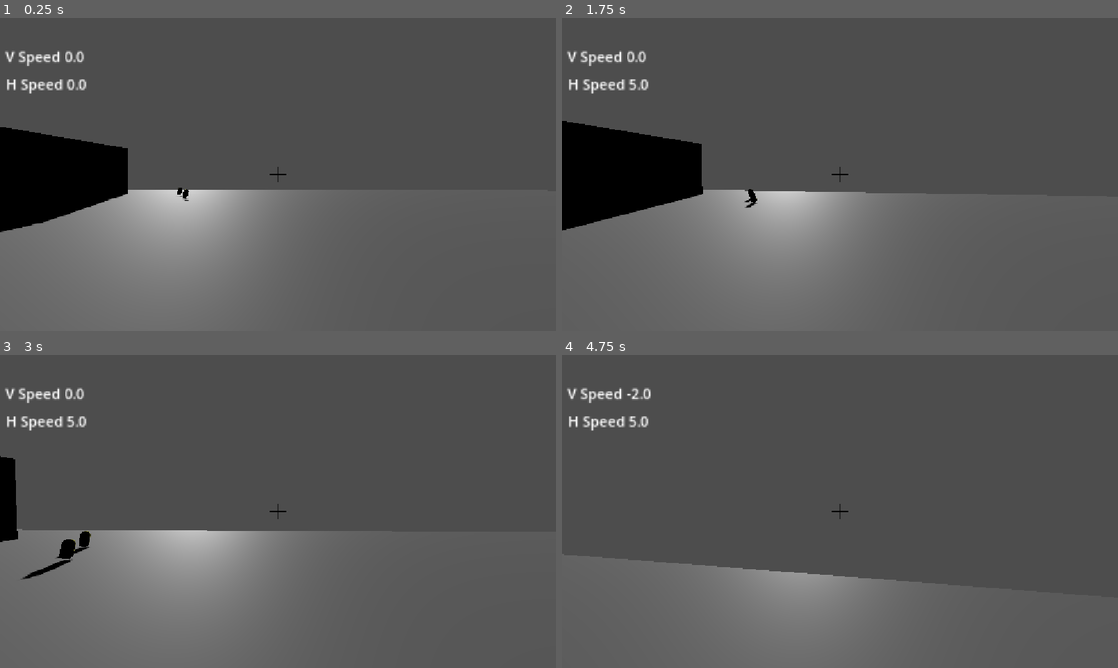
Above: before the commit, frames 1-4 (two rows, left to right).
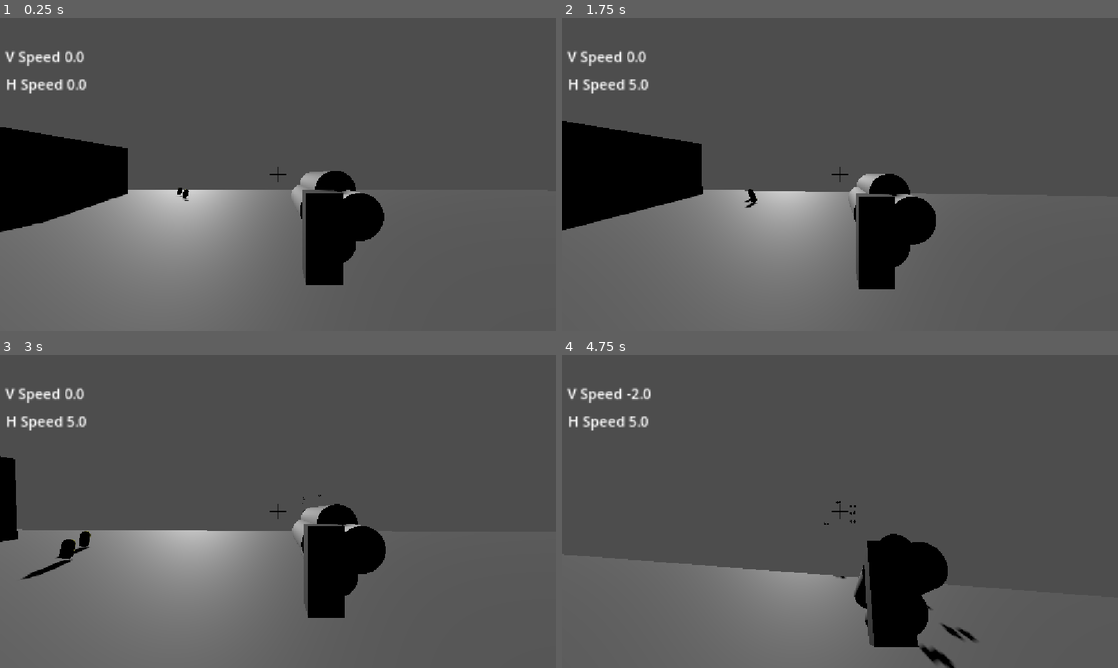
Above: after the commit, the same moments.

Repository: zenix2201-hash/Grapple-Man
Game: Godot game, scene res://Scenes/Corridor.tscn
The game is run twice, just before and just after one commit, with the same random seed, the same clock (stepped at 60 frames per second) and the same inputs.
Inputs (mouse positions are in pixels of both pictures, inside the frame that each line leads up to):
- Up to frame 1 (0.25 s): no input
- Up to frame 2 (1.75 s): tap Enter at 0.5 s; move the mouse to (867, 174) at 0.52 s; press the mouse at (867, 174) at 0.53 s; hold W (move_up) from 0.53 s (still down); tap Space (jump) at 0.77, 1.07, 1.52, 1.55 s; tap Q (grapple) at 0.8, 1.35 s; move the mouse to (812, 174) at 1.27 s; release the mouse at (812, 174) at 1.28 s
- Up to frame 3 (3 s): keep holding W (move_up); tap Space (jump) at 1.82, 2.1 s; move the mouse to (289, 505) at 2.02 s; press the mouse at (289, 505) at 2.03 s; move the mouse to (272, 517) at 2.77 s; release the mouse at (272, 517) at 2.78 s; tap Shift (Sprint) at 2.85 s
- Up to frame 4 (4.75 s): keep holding W (move_up); tap Space (jump) at 3.02, 3.32, 3.77, 3.8, 4.07, 4.52 s; tap Q (grapple) at 3.05 s; move the mouse to (878, 514) at 3.52 s; hold Ctrl (crouch) 3.53-4.28 s; move the mouse to (795, 508) at 4.27 s; click (795, 508) at 4.35 s

The runs differ from the first frame. In frame 1, 3.8% of the frame differs, in the area x 52-70%, y 48-86%; in frame 2, 3.9%; in frame 3, 3.9%; in frame 4, 4.6%, in the area x 47-75%, y 46-100%.

Commit message:
SHOTGUN FIXED
FIXED SHOTGUN

Diff:
--- a/Player/3Dplayer.tscn
+++ b/Player/3Dplayer.tscn
@@ -2,6 +2,8 @@
 
 [ext_resource type="Script" uid="uid://crqpmvjlbjpl6" path="res://Player/player.gd" id="1_wac6g"]
 [ext_resource type="Texture2D" uid="uid://c2d07jnupoimo" path="res://assets/crosshair.png" id="2_0eqm3"]
+[ext_resource type="Script" uid="uid://bcsyurjbmpybq" path="res://Weapon Systems/WeaponManager.gd" id="2_nu38m"]
+[ext_resource type="PackedScene" uid="uid://dh301jdhke2xt" path="res://Weapon Systems/Shotgun/shotgun2.tscn" id="3_jgyil"]
 
 [sub_resource type="CapsuleShape3D" id="CapsuleShape3D_60xd1"]
 
@@ -23,6 +25,7 @@
 
 [node name="head" type="Node3D" parent="CollisionShape3D" unique_id=162779501]
 transform = Transform3D(1, 0, 0, 0, 1, 0, 0, 0, 1, 0, 1.5, 0)
+script = ExtResource("2_nu38m")
 
 [node name="Camera3D" type="Camera3D" parent="CollisionShape3D/head" unique_id=685629977]
 
@@ -31,6 +34,9 @@
 
 [node name="Grapple_Line" type="MeshInstance3D" parent="CollisionShape3D/head/Camera3D" unique_id=794467500]
 mesh = SubResource("CylinderMesh_fpyuh")
+
+[node name="Shotgun" parent="CollisionShape3D/head" unique_id=267345373 instance=ExtResource("3_jgyil")]
+transform = Transform3D(0.3, 0, 0, 0, 0.3, 0, 0, 0, 0.3, 0.30923456, -0.26516318, -1.1499362)
 
 [node name="MeshInstance3D" type="MeshInstance3D" parent="." unique_id=2133795594]
 mesh = SubResource("CapsuleMesh_fpyuh")
--- /dev/null
+++ b/Weapon Systems/Shotgun/ShotgunScript.gd
@@ -0,0 +1,35 @@
+extends Weapon
+
+@export var shrapnel: PackedScene
+@export var shrapnel_count = 5
+@export var shrapnel_spread = 5.0
+
+@onready var reload = $Reloading
+@onready var muzzle = $Muzzle
+
+# Called when the node enters the scene tree for the first time.
+func _ready() -> void:
+	pass # Replace with function body.
+
+# Called every frame. 'delta' is the elapsed time since the previous frame.
+func _process(delta: float) -> void:
+	pass
+
+func attack() -> void:
+	for i in shrapnel_count:
+		var shot = shrapnel.instantiate()
+		get_tree().current_scene.add_child(shot)
+
+		shot.global_position = muzzle.global_position
+
+		var direction = -muzzle.global_transform.basis.z
+
+		var spread_x = randf_range(-shrapnel_spread, shrapnel_spread)
+		var spread_y = randf_range(-shrapnel_spread, shrapnel_spread)
+
+		direction += muzzle.global_transform.basis.x * tan(deg_to_rad(spread_x))
+		direction += muzzle.global_transform.basis.y * tan(deg_to_rad(spread_y))
+
+		shot.launch(direction.normalized())
+
+	reload.play("reload")
--- /dev/null
+++ b/Weapon Systems/Shotgun/shotgun2.tscn
@@ -0,0 +1,125 @@
+[gd_scene format=3 uid="uid://dh301jdhke2xt"]
+
+[ext_resource type="Script" uid="uid://c8d12mypax86" path="res://Weapon Systems/Shotgun/ShotgunScript.gd" id="1_d47vd"]
+[ext_resource type="PackedScene" uid="uid://jfm7fsx7i0v6" path="res://Weapon Systems/Shotgun/shotgun_shrapnel.tscn" id="2_j7tcf"]
+
+[sub_resource type="StandardMaterial3D" id="StandardMaterial3D_otf1h"]
+
+[sub_resource type="CylinderMesh" id="CylinderMesh_tj7m6"]
+material = SubResource("StandardMaterial3D_otf1h")
+height = 4.1679688
+
+[sub_resource type="StandardMaterial3D" id="StandardMaterial3D_dhhnc"]
+albedo_color = Color(0.32915837, 0.3291584, 0.3291584, 1)
+
+[sub_resource type="BoxMesh" id="BoxMesh_tj7m6"]
+material = SubResource("StandardMaterial3D_dhhnc")
+size = Vector3(0.7508545, 1.9053955, 0.76446533)
+
+[sub_resource type="PrismMesh" id="PrismMesh_ttofa"]
+
+[sub_resource type="CylinderMesh" id="CylinderMesh_jrd7o"]
+height = 3.2851563
+
+[sub_resource type="CylinderMesh" id="CylinderMesh_ttofa"]
+height = 3.4550781
+
+[sub_resource type="Animation" id="Animation_d47vd"]
+length = 0.001
+tracks/0/type = "value"
+tracks/0/imported = false
+tracks/0/enabled = false
+tracks/0/path = NodePath(".:position")
+tracks/0/interp = 1
+tracks/0/loop_wrap = true
+tracks/0/keys = {
+"times": PackedFloat32Array(0),
+"transitions": PackedFloat32Array(1),
+"update": 0,
+"values": [Vector3(0, 0, 0)]
+}
+tracks/1/type = "value"
+tracks/1/imported = false
+tracks/1/enabled = true
+tracks/1/path = NodePath(".:rotation")
+tracks/1/interp = 1
+tracks/1/loop_wrap = true
+tracks/1/keys = {
+"times": PackedFloat32Array(0),
+"transitions": PackedFloat32Array(1),
+"update": 0,
+"values": [Vector3(0, 0, 0)]
+}
+
+[sub_resource type="Animation" id="Animation_j7tcf"]
+resource_name = "reload"
+length = 0.4
+tracks/0/type = "value"
+tracks/0/imported = false
+tracks/0/enabled = false
+tracks/0/path = NodePath(".:position")
+tracks/0/interp = 1
+tracks/0/loop_wrap = true
+tracks/0/keys = {
+"times": PackedFloat32Array(0, 0.100000024, 0.2, 0.4),
+"transitions": PackedFloat32Array(1, 1, 1, 1),
+"update": 0,
+"values": [Vector3(0, 0, 0), Vector3(0, -0.5332518, -0.550416), Vector3(0, 0, 0), Vector3(0, 0, 0)]
+}
+tracks/1/type = "value"
+tracks/1/imported = false
+tracks/1/enabled = true
+tracks/1/path = NodePath(".:rotation")
+tracks/1/interp = 1
+tracks/1/loop_wrap = true
+tracks/1/keys = {
+"times": PackedFloat32Array(0, 0.110000014, 0.2, 0.4),
+"transitions": PackedFloat32Array(1, 1, 1, 1),
+"update": 0,
+"values": [Vector3(0, 0, 0), Vector3(0, 0, 0), Vector3(3.1415927, 0, 0), Vector3(6.2831855, 0, 0)]
+}
+
+[sub_resource type="AnimationLibrary" id="AnimationLibrary_0o2oe"]
+_data = {
+&"RESET": SubResource("Animation_d47vd"),
+&"reload": SubResource("Animation_j7tcf")
+}
+
+[node name="Shotgun" type="Node3D" unique_id=267345373]
+transform = Transform3D(0.3, 0, 0, 0, 0.3, 0, 0, 0, 0.3, 0, 0, 0)
+script = ExtResource("1_d47vd")
+shrapnel = ExtResource("2_j7tcf")
+shrapnel_count = 10
+shrapnel_spread = 7.0
+weapon_name = "Shotgun"
+fire_rate = 1.0
+
+[node name="MeshInstance3D" type="MeshInstance3D" parent="." unique_id=2117039765]
+transform = Transform3D(1, 0, 0, 0, -4.371139e-08, 1, 0, -1, -4.371139e-08, 0.6692325, -4.738246e-08, -2.4893293)
+mesh = SubResource("CylinderMesh_tj7m6")
+
+[node name="MeshInstance3D2" type="MeshInstance3D" parent="." unique_id=778061993]
+transform = Transform3D(1, 0, 0, 0, 1, 0, 0, 0, 1, -0.06842041, -0.45269775, -0.7770432)
+mesh = SubResource("BoxMesh_tj7m6")
+
+[node name="MeshInstance3D3" type="MeshInstance3D" parent="." unique_id=2058885714]
+transform = Transform3D(-0.05541777, 5.265994e-09, 0.68212056, 0.98357, 0.24981567, 0.03603454, -0.25375697, 0.9682935, -0.009296763, 0, -0.22833705, -1.1012204)
+mesh = SubResource("PrismMesh_ttofa")
+
+[node name="MeshInstance3D4" type="MeshInstance3D" parent="." unique_id=637174365]
+transform = Transform3D(1, 0, 0, 0, -4.371139e-08, 1, 0, -1, -4.371139e-08, 0, -8.419991e-08, -2.8160503)
+mesh = SubResource("CylinderMesh_jrd7o")
+
+[node name="MeshInstance3D5" type="MeshInstance3D" parent="." unique_id=1132957249]
+transform = Transform3D(1, 0, 0, 0, -4.371139e-08, 1, 0, -1, -4.371139e-08, 0.3560509, 0.47525492, -2.823097)
+mesh = SubResource("CylinderMesh_ttofa")
+
+[node name="MeshInstance3D6" type="MeshInstance3D" parent="." unique_id=610051951]
+transform = Transform3D(1, 0, 0, 0, -4.371139e-08, 1, 0, -1, -4.371139e-08, 0.3560509, -0.78498703, -2.8078449)
+mesh = SubResource("CylinderMesh_ttofa")
+
+[node name="Muzzle" type="Marker3D" parent="." unique_id=1359796750]
+transform = Transform3D(1, 0, 0, 0, 0.99999994, 0, 0, 0, 0.99999994, 0.3853532, 0, -5.581004)
+
+[node name="Reloading" type="AnimationPlayer" parent="." unique_id=880329454]
+libraries/ = SubResource("AnimationLibrary_0o2oe")
--- /dev/null
+++ b/Weapon Systems/Shotgun/shotgun_shrapnel.tscn
@@ -0,0 +1,26 @@
+[gd_scene format=3 uid="uid://jfm7fsx7i0v6"]
+
+[ext_resource type="Script" uid="uid://bvkxuj0jpixll" path="res://Weapon Systems/Shotgun/shrapnel_logic.gd" id="1_kwxpy"]
+
+[sub_resource type="StandardMaterial3D" id="StandardMaterial3D_6ewrk"]
+albedo_color = Color(0, 0, 0, 1)
+metallic = 0.62
+
+[sub_resource type="SphereMesh" id="SphereMesh_otf1h"]
+material = SubResource("StandardMaterial3D_6ewrk")
+
+[sub_resource type="SphereShape3D" id="SphereShape3D_dhhnc"]
+
+[node name="Bullet" type="RigidBody3D" unique_id=727312089]
+transform = Transform3D(0.3, 0, 0, 0, 0.3, 0, 0, 0, 0.3, 0, 0, 0)
+gravity_scale = 0.1
+script = ExtResource("1_kwxpy")
+speed = 50.0
+
+[node name="MeshInstance3D" type="MeshInstance3D" parent="." unique_id=966284050]
+transform = Transform3D(0.755, 0, 0, 0, -3.30021e-08, 0.755, 0, -0.755, -3.30021e-08, 0, -3.3349146e-10, -0.0076293945)
+mesh = SubResource("SphereMesh_otf1h")
+
+[node name="CollisionShape3D" type="CollisionShape3D" parent="." unique_id=1863479887]
+transform = Transform3D(1, 0, 0, 0, -4.371139e-08, 1, 0, -1, -4.371139e-08, 0, 0, 0)
+shape = SubResource("SphereShape3D_dhhnc")
--- /dev/null
+++ b/Weapon Systems/Shotgun/shrapnel_logic.gd
@@ -0,0 +1,10 @@
+extends RigidBody3D
+
+@export var speed = 10.0
+@export var damage = 5
+
+func launch(direction: Vector3) -> void:
+	linear_velocity = direction * speed
+
+	await get_tree().create_timer(1.0).timeout
+	queue_free()
Not shown, added: Weapon Systems/Shotgun/ShotgunScript.gd.uid
Not shown, added: Weapon Systems/Shotgun/shrapnel_logic.gd.uid
